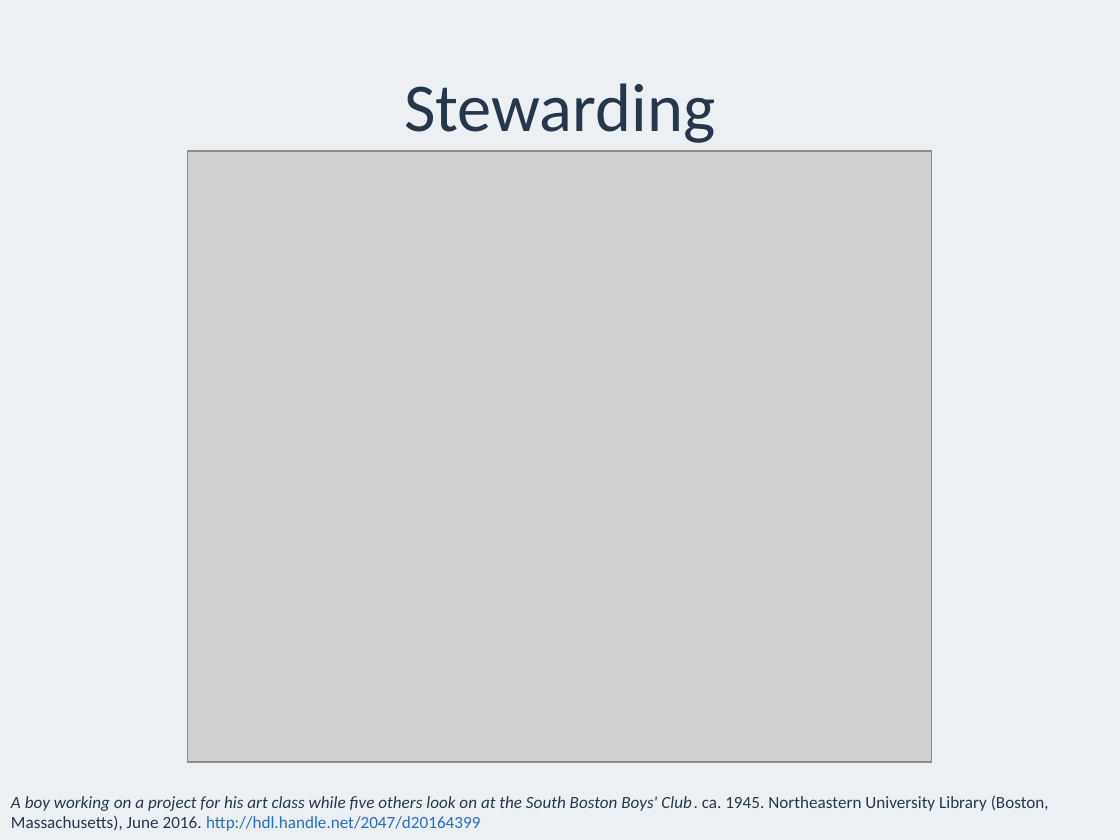
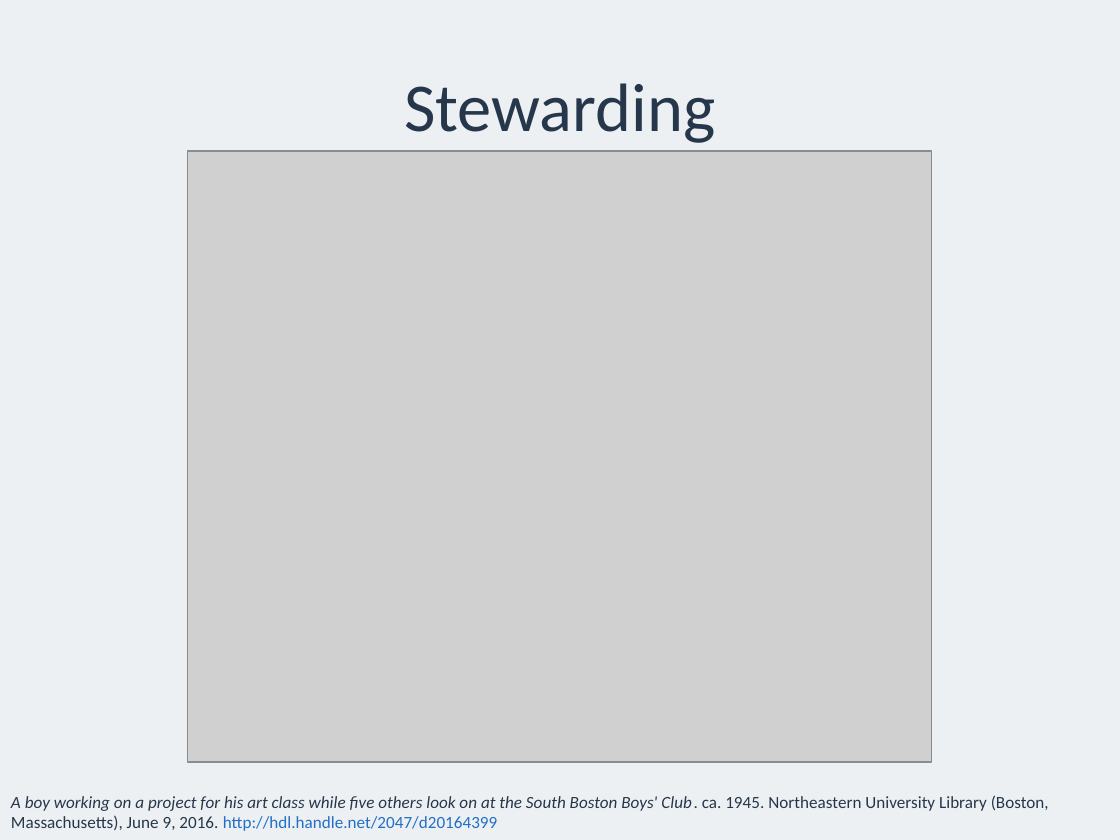
Before and after one commit to sarahjeansweeney/various_files, a slide deck: slide 4 of Presentations/Open Repositories 2016/Digital Stewardship/DigitalStewardship.pptx. Drawn at 1120x840 pixels with LibreOffice and Linux fonts; fonts in the diff are those of the drawing; grey boxes stand for pictures. Boxes give left, top, right and bottom in pixels: in the first picture for what was removed or moved away, otherwise in the second. Text is boxed around its words. In the diff, an @@ line names an element or a change of style, - is before the commit and + after.

```diff
--- a/Presentations/Open Repositories 2016/Digital Stewardship/DigitalStewardship.pptx
+++ b/Presentations/Open Repositories 2016/Digital Stewardship/DigitalStewardship.pptx
@@ text at (11,795,1049,831): text changed @@
-A boy working on a project for his art class while five others look on at the South Boston Boys' Club. ca. 1945. Northeastern University Library (Boston, Massachusetts), June 2016. http://hdl.handle.net/2047/d20164399
+A boy working on a project for his art class while five others look on at the South Boston Boys' Club. ca. 1945. Northeastern University Library (Boston, Massachusetts), June 9, 2016. http://hdl.handle.net/2047/d20164399
```
Also in this commit, not shown: 5 other slides changed.
